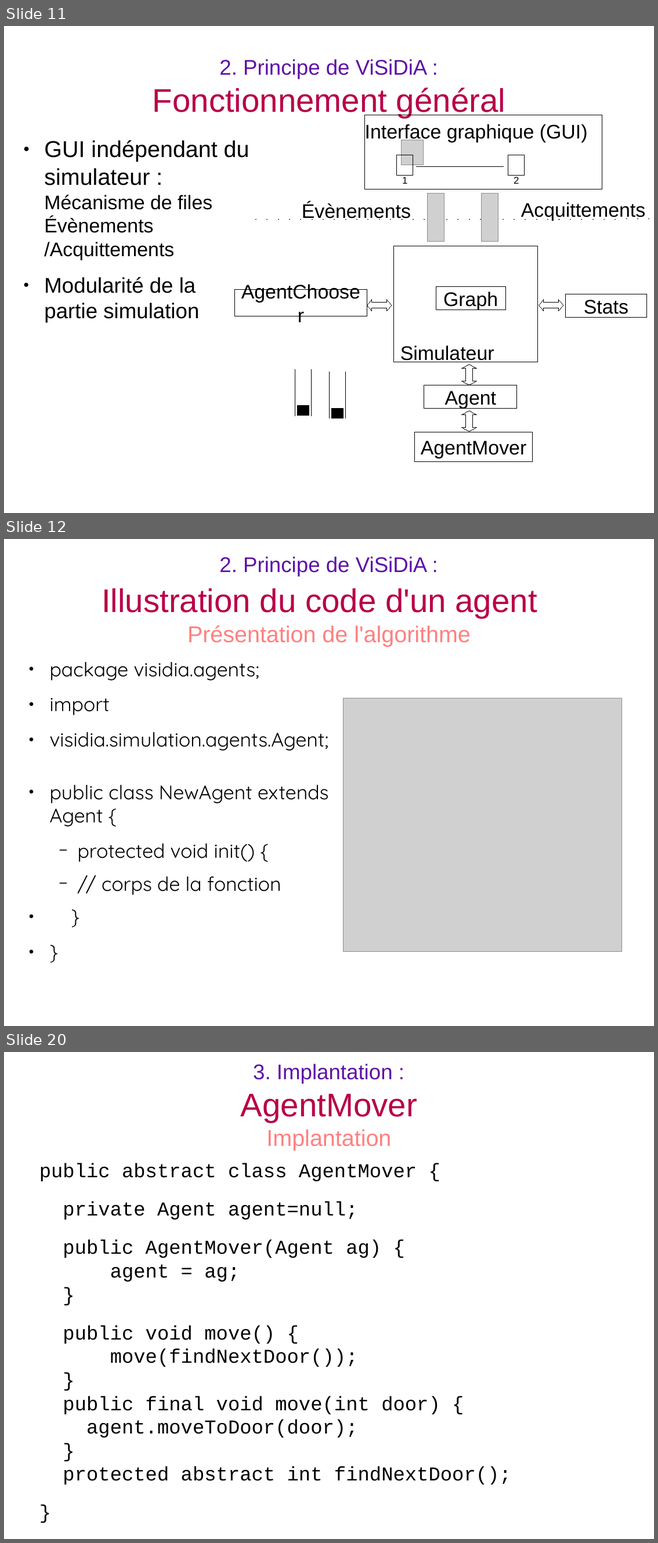
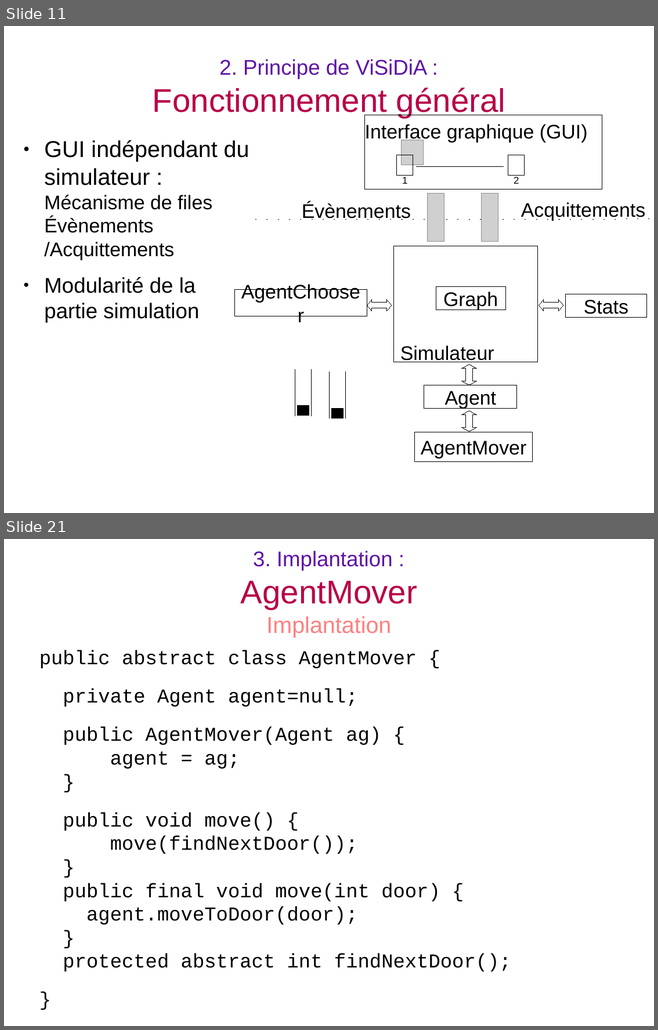
Before and after one commit to BackupTheBerlios/visidia-svn, a slide deck: trunk/doc/soutenance/soutenance.odp. Shown one above the other, each under a label of ours: slides 11, 12 and 20 before the commit, slides 11 and 21 after it; the slides between them are not shown. The pictures are 658x1543 and 658x1030 pixels, drawn with LibreOffice and Linux fonts; fonts in the diff are those of the drawing; grey boxes stand for pictures. Boxes give left, top, right and bottom in pixels: in the first picture for what was removed or moved away, otherwise in the second. Text is boxed around its words. In the diff, an @@ line names an element or a change of style, - is before the commit and + after.

```diff
--- a/trunk/doc/soutenance/soutenance.odp
+++ b/trunk/doc/soutenance/soutenance.odp
@@ slide 12 removed at <box>4,539,654,1026</box>, background #FFFFFF @@
@@ title removed at <box>101,556,537,647</box> @@
-2. Principe de ViSiDiA :
-Illustration du code d'un agent
-Présentation de l'algorithme
@@ text removed at <box>50,662,329,895</box> @@
-● package visidia.agents;
-● import
-● visidia.simulation.agents.Agent;
-● public class NewAgent extends Agent {
-  − protected void init() {
-  − // corps de la fonction
-● }
-● }
@@ picture removed at <box>343,698,621,951</box> @@
@@ what was slide 20 is now slide 21 @@
```
Also in this commit, not shown: 8 slides changed, 3 slides added, 2 other slides removed, 3 other files.
